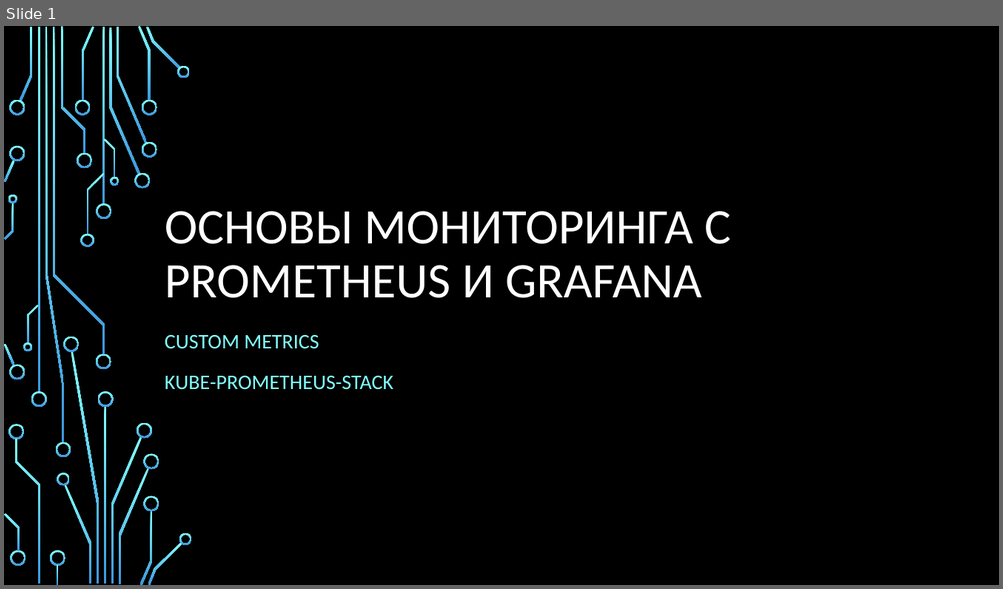
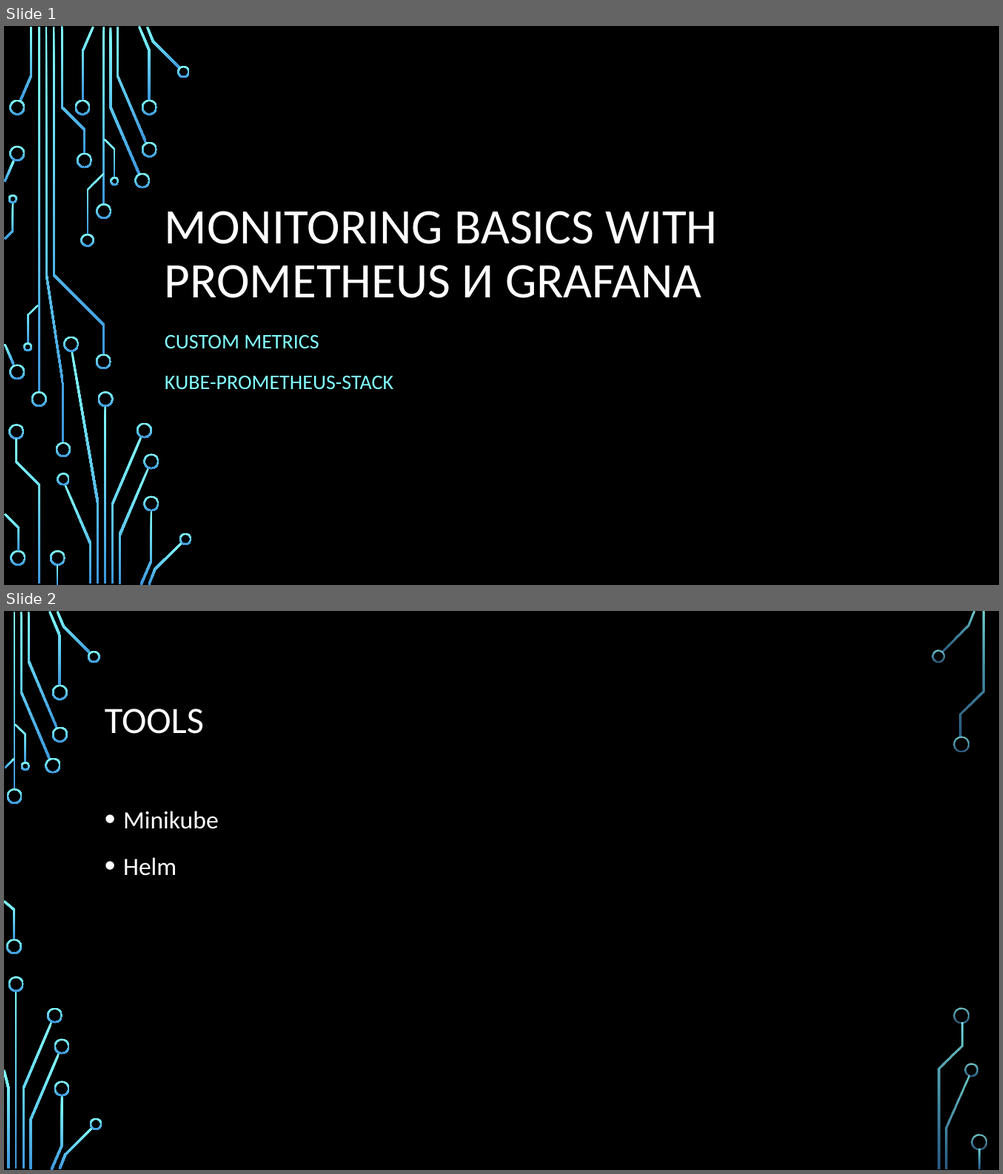
Before and after one commit to ybaryshnikova/monitoring-meetup, a slide deck: Intro slide.pptx. Shown one above the other, each under a label of ours: slide 1 before the commit, slides 1 and 2 after it. The pictures are 1003x589 and 1003x1174 pixels, drawn with LibreOffice and Linux fonts; fonts in the diff are those of the drawing; background and template pictures are left out. Boxes give left, top, right and bottom in pixels: in the first picture for what was removed or moved away, otherwise in the second. Text is boxed around its words. In the diff, an @@ line names an element or a change of style, - is before the commit and + after.

```diff
--- a/Intro slide.pptx
+++ b/Intro slide.pptx
@@ slide 2 added at bbox=[4, 611, 999, 1170], background picture (left out) @@
@@ title added at bbox=[105, 709, 204, 734], 36 pt, text #FFFFFF @@
+TOOLS
@@ text added at bbox=[123, 811, 219, 876], 24 pt, text #FFFFFF @@
+• Minikube
+• Helm
@@ group added at bbox=[4, 611, 987, 1170]: 33 freeform shapes, 3 rectangles @@
@@ slide 1 changed as well @@
@@ title at bbox=[165, 211, 717, 298]: text changed @@
-ОСНОВЫ МОНИТОРИНГА С PROMETHEUS И GRAFANA
+MONITORING BASICS WITH PROMETHEUS И GRAFANA
```
Also in this commit, not shown: 2 other slides added, 3 other files.
